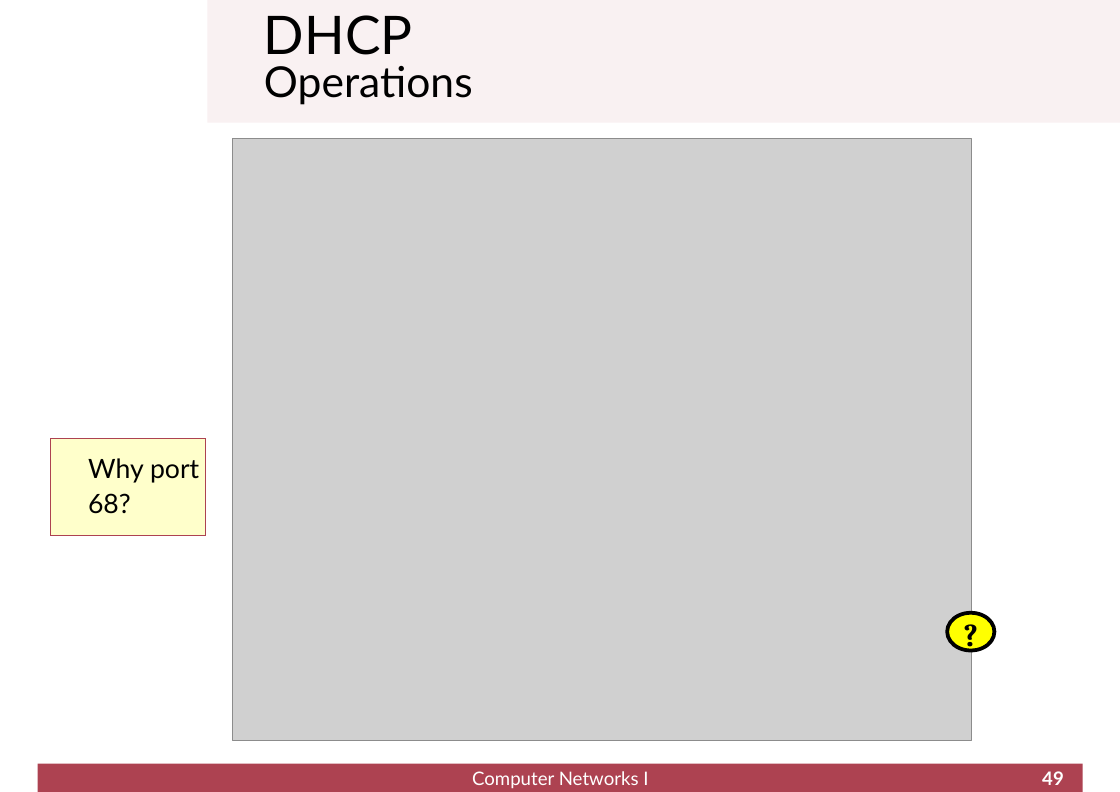
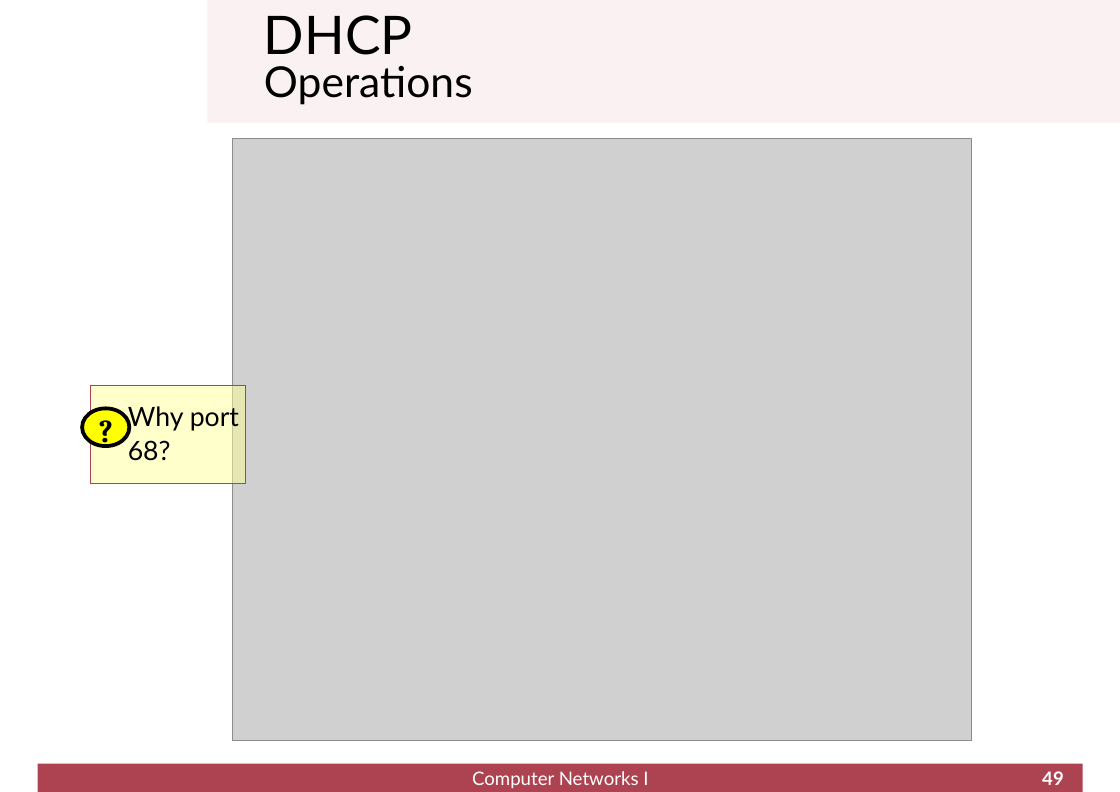
Before and after one commit to cletomartin/redes1, a slide deck: slide 49 of slides/network.odp. Drawn at 1120x792 pixels with LibreOffice and Linux fonts; fonts in the diff are those of the drawing; grey boxes stand for pictures; background and template pictures are left out. Boxes give left, top, right and bottom in pixels: in the first picture for what was removed or moved away, otherwise in the second. Text is boxed around its words. In the diff, an @@ line names an element or a change of style, - is before the commit and + after.

Commit message:
more-stuff

```diff
--- a/slides/network.odp
+++ b/slides/network.odp
@@ rectangle "Why port 68?": place and size @@
-rectangle "Why port 68?" at bbox=[51, 439, 206, 537]
+rectangle "Why port 68?" at bbox=[90, 386, 245, 484]
@@ ellipse: place and size @@
-ellipse at bbox=[948, 613, 994, 651]
+ellipse at bbox=[82, 408, 129, 446]
@@ text "?": place and size @@
-text "?" at bbox=[960, 611, 982, 658]
+text "?" at bbox=[95, 407, 117, 454]
```
Also in this commit, not shown: 3 other slides changed.
